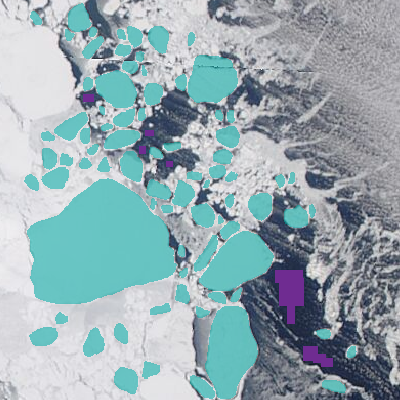
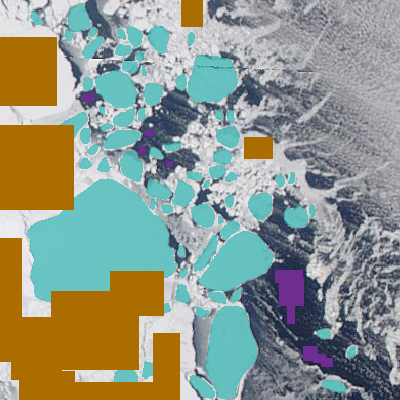
Revision of a layered 400 x 400 image; what changed, layer by layer:
added layer "ice samples" (2nd of 2) above "water" over left=0, top=0, right=273, bottom=400
